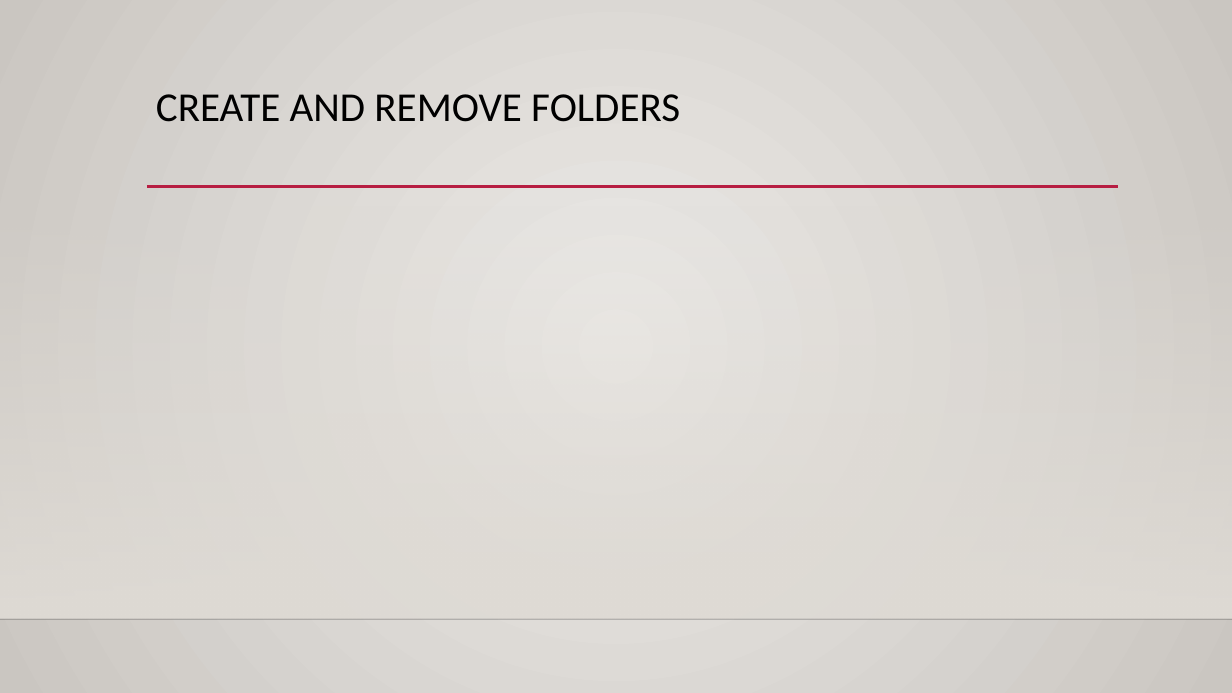
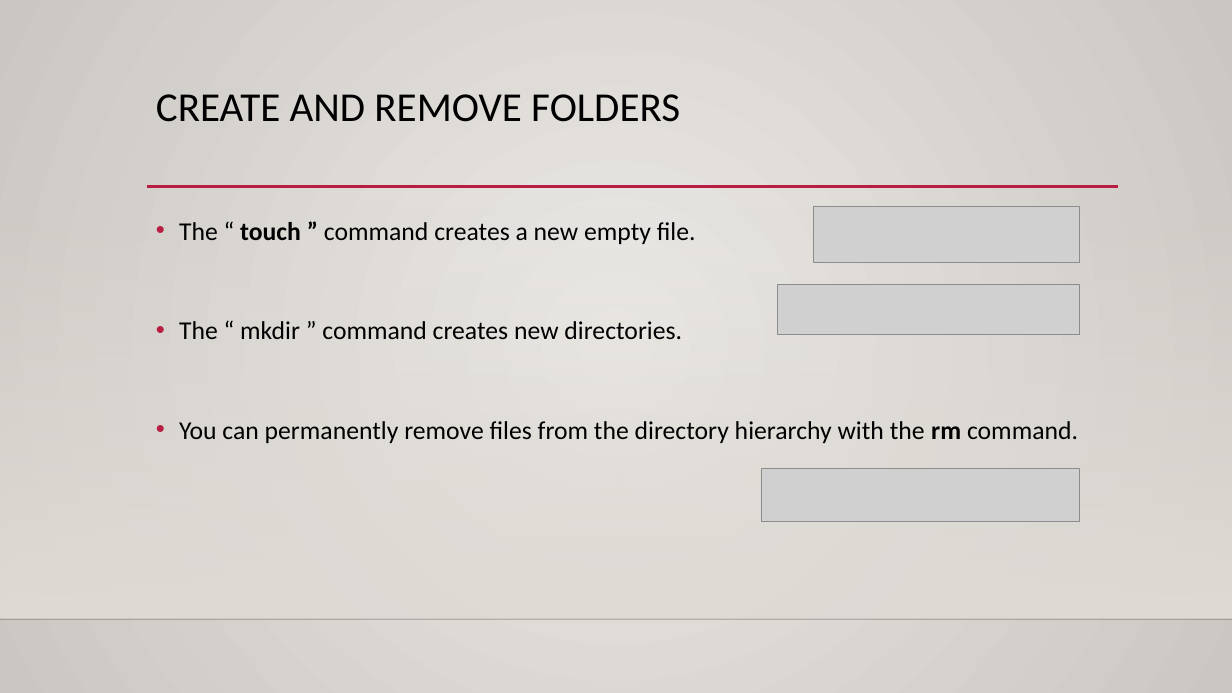
Before and after one commit to kshiek/slides-for-devsecops, a slide deck: slide 6 of LINUX CLI BASICS.pptx. Drawn at 1232x693 pixels with LibreOffice and Linux fonts; fonts in the diff are those of the drawing; grey boxes stand for pictures; background and template pictures are left out. Boxes give left, top, right and bottom in pixels: in the first picture for what was removed or moved away, otherwise in the second. Text is boxed around its words. In the diff, an @@ line names an element or a change of style, - is before the commit and + after.

```diff
--- a/LINUX CLI BASICS.pptx
+++ b/LINUX CLI BASICS.pptx
@@ picture added at [814, 207, 1080, 262] @@
@@ text added at [179, 222, 1078, 443], 20 pt, text #000000 @@
+• The “ touch ” command creates a new empty file.
+• The “ mkdir ” command creates new directories.
+• You can permanently remove files from the directory hierarchy with the rm command.
@@ picture added at [778, 284, 1080, 334] @@
@@ picture added at [762, 469, 1080, 521] @@
```
Also in this commit, not shown: 4 other slides changed.
